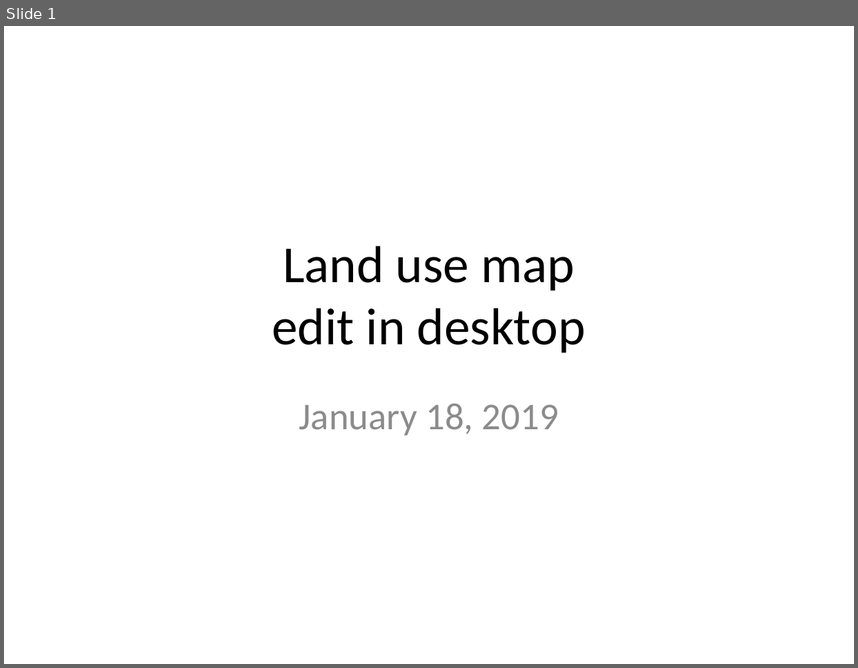
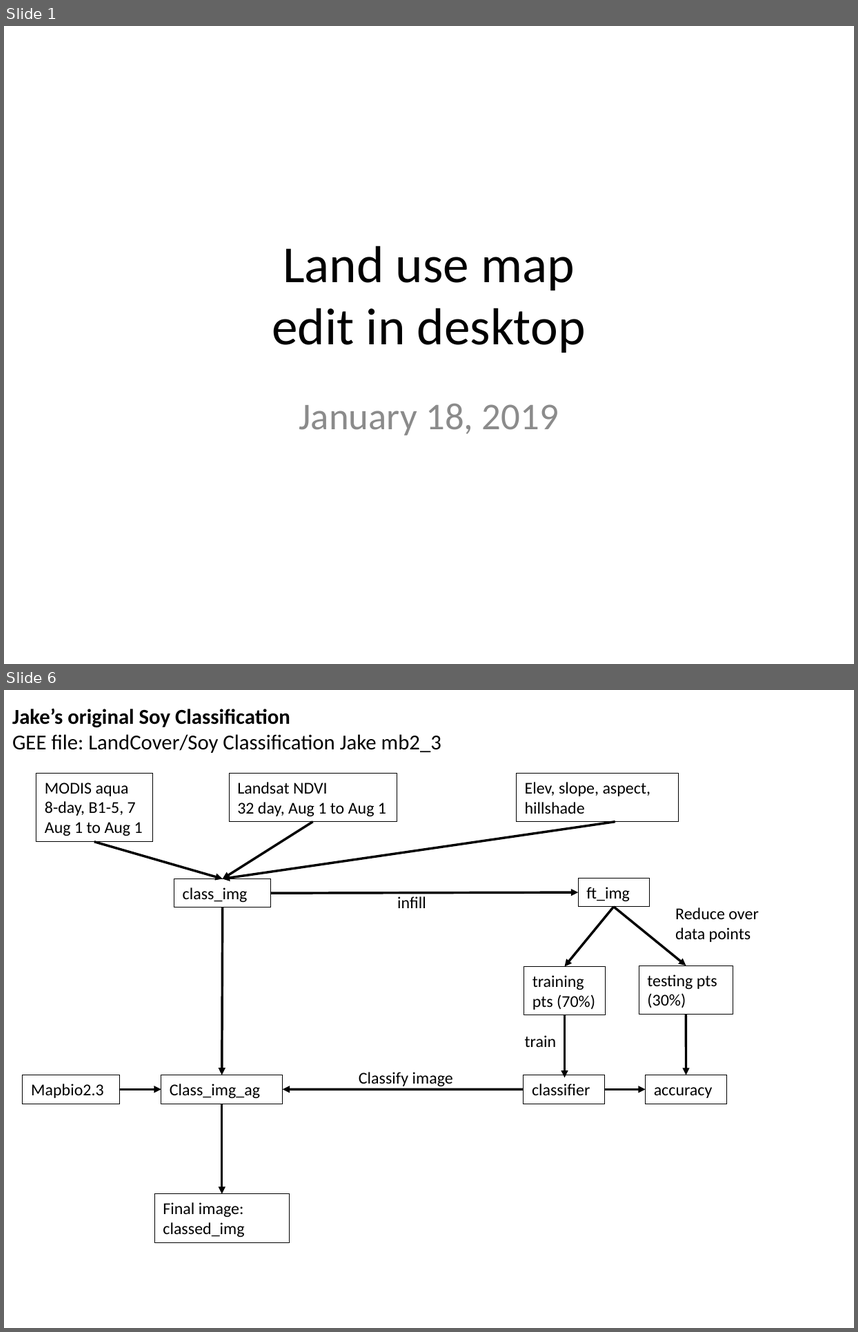
Before and after one commit to minghui-zhang/Meeting, a slide deck: January 19 2019.pptx. Shown one above the other, each under a label of ours: slide 1 before the commit, slides 1 and 6 after it; the slides between them are not shown. The pictures are 858x668 and 858x1332 pixels, drawn with LibreOffice and Linux fonts; fonts in the diff are those of the drawing. Boxes give left, top, right and bottom in pixels: in the first picture for what was removed or moved away, otherwise in the second. Text is boxed around its words. In the diff, an @@ line names an element or a change of style, - is before the commit and + after.

```diff
--- a/January 19 2019.pptx
+++ b/January 19 2019.pptx
@@ slide 6 added at bbox=[4, 690, 854, 1328], background #FFFFFF @@
@@ text added at bbox=[12, 708, 441, 753], 18 pt, text #000000 @@
+Jake’s original Soy Classification
+GEE file: LandCover/Soy Classification Jake mb2_3
@@ rectangle added at bbox=[36, 773, 153, 842], outline #000000 0.75 pt, 14 pt, text #000000 @@
+MODIS aqua
+8-day, B1-5, 7
+Aug 1 to Aug 1
@@ rectangle added at bbox=[229, 773, 397, 822], outline #000000 0.75 pt, 14 pt, text #000000 @@
+Landsat NDVI
+32 day, Aug 1 to Aug 1
@@ rectangle added at bbox=[517, 773, 679, 822], outline #000000 0.75 pt, 14 pt, text #000000 @@
+Elev, slope, aspect, hillshade
@@ arrow added from (312, 822) to (223, 879), #000000 2 pt @@
@@ arrow added from (615, 822) to (223, 879), #000000 2 pt @@
@@ arrow added from (94, 841) to (223, 879), #000000 2 pt @@
@@ rectangle added at bbox=[174, 879, 271, 907], outline #000000 0.75 pt, 14 pt, text #000000 @@
+class_img
@@ arrow added from (271, 893) to (579, 892), #000000 2 pt @@
@@ text added at bbox=[397, 896, 426, 908], 14 pt, text #000000 @@
+infill
@@ rectangle added at bbox=[579, 878, 650, 907], outline #000000 0.75 pt, 14 pt, text #000000 @@
+ft_img
@@ arrow added from (223, 907) to (221, 1075), #000000 2 pt @@
@@ arrow added from (613, 907) to (565, 966), #000000 2 pt @@
@@ arrow added from (613, 907) to (686, 965), #000000 2 pt @@
@@ text added at bbox=[675, 907, 758, 942], 14 pt, text #000000 @@
+Reduce over data points
@@ rectangle added at bbox=[524, 966, 605, 1015], outline #000000 0.75 pt, 14 pt, text #000000 @@
+training pts (70%)
@@ rectangle added at bbox=[639, 965, 733, 1014], outline #000000 0.75 pt, 14 pt, text #000000 @@
+testing pts (30%)
@@ arrow added from (565, 1015) to (565, 1078), #000000 2 pt @@
@@ arrow added from (686, 1014) to (686, 1075), #000000 2 pt @@
@@ text added at bbox=[525, 1035, 556, 1047], 14 pt, text #000000 @@
+train
@@ rectangle added at bbox=[23, 1075, 120, 1104], outline #000000 0.75 pt, 14 pt, text #000000 @@
+Mapbio2.3
@@ rectangle added at bbox=[161, 1075, 283, 1104], outline #000000 0.75 pt, 14 pt, text #000000 @@
+Class_img_ag
@@ text added at bbox=[359, 1072, 453, 1088], 14 pt, text #000000 @@
+Classify image
@@ rectangle added at bbox=[524, 1075, 604, 1104], outline #000000 0.75 pt, 14 pt, text #000000 @@
+classifier
@@ rectangle added at bbox=[646, 1075, 726, 1104], outline #000000 0.75 pt, 14 pt, text #000000 @@
+accuracy
@@ arrow added from (120, 1089) to (161, 1089), #000000 2 pt @@
@@ arrow added from (221, 1103) to (221, 1193), #000000 2 pt @@
@@ arrow added from (524, 1089) to (283, 1089), #000000 2 pt @@
@@ arrow added from (605, 1089) to (646, 1089), #000000 2 pt @@
@@ rectangle added at bbox=[154, 1193, 289, 1242], outline #000000 0.75 pt, 14 pt, text #000000 @@
+Final image: classed_img
```
Also in this commit, not shown: 4 slides changed, 1 other slide added.
